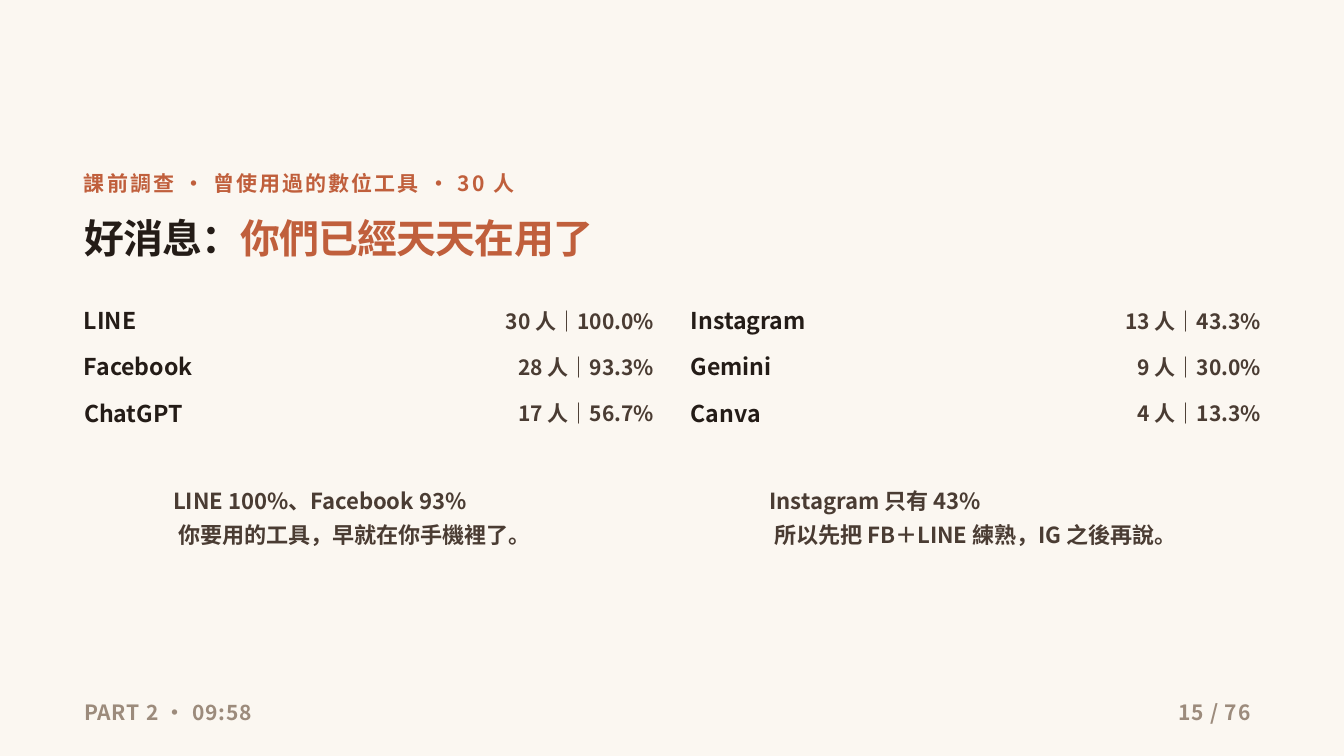
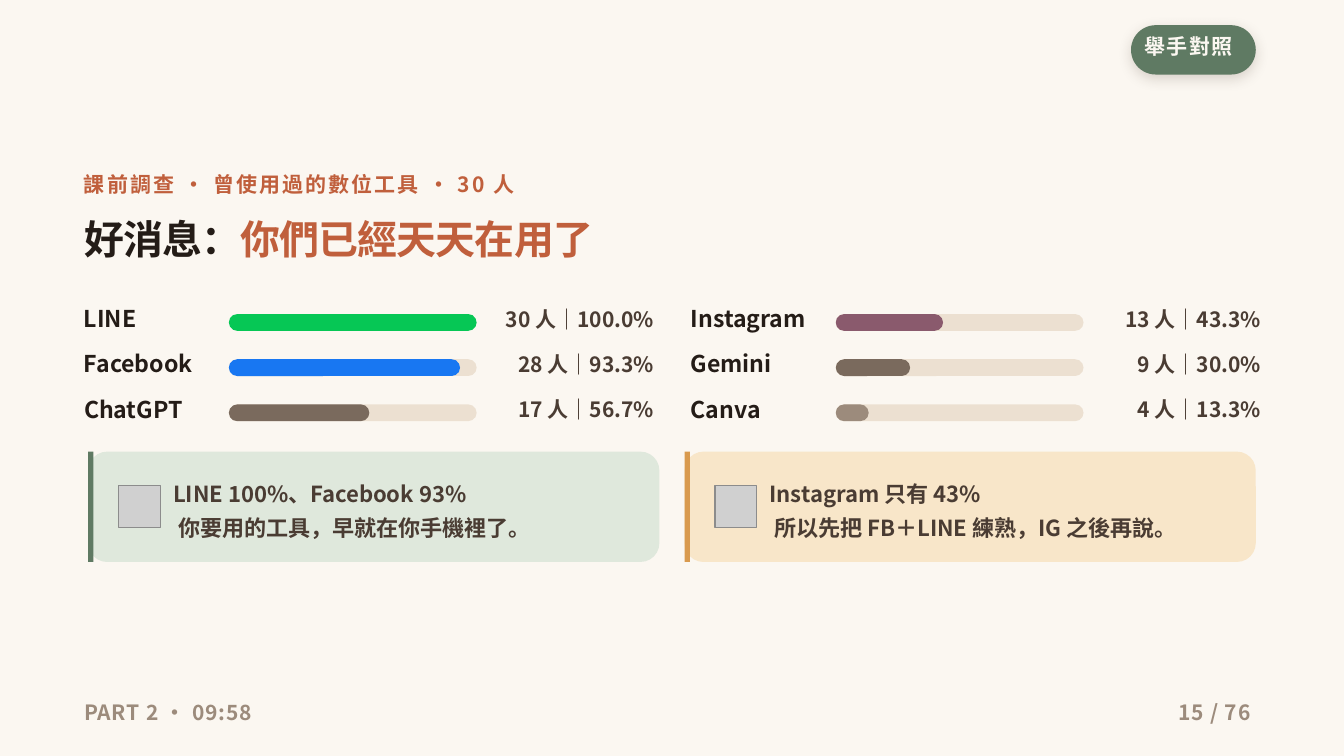
Before and after one commit to ja9705110/gogoeveryday, a slide deck: slide 15 of social-course/social-media-course-deck.pptx. Drawn at 1344x756 pixels with LibreOffice and Linux fonts; fonts in the diff are those of the drawing; grey boxes stand for pictures; background and template pictures are left out. Boxes give left, top, right and bottom in pixels: in the first picture for what was removed or moved away, otherwise in the second. Text is boxed around its words. In the diff, an @@ line names an element or a change of style, - is before the commit and + after.

```diff
--- a/social-course/social-media-course-deck.pptx
+++ b/social-course/social-media-course-deck.pptx
@@ rounded rectangle added at <box>1131,25,1256,75</box>, fill #5F7A63 @@
@@ rounded rectangle added at <box>229,315,477,332</box>, fill #06C755 @@
@@ rounded rectangle added at <box>836,315,1084,332</box>, fill #ECE0D1 @@
@@ rounded rectangle added at <box>836,315,943,332</box>, fill #8A5A6D @@
@@ rounded rectangle added at <box>229,359,477,376</box>, fill #ECE0D1 @@
@@ rounded rectangle added at <box>229,359,460,376</box>, fill #1877F2 @@
@@ rounded rectangle added at <box>836,359,1084,376</box>, fill #ECE0D1 @@
@@ rounded rectangle added at <box>836,359,910,376</box>, fill #7A6A5D @@
@@ rounded rectangle added at <box>229,404,477,421</box>, fill #ECE0D1 @@
@@ rounded rectangle added at <box>229,404,369,421</box>, fill #7A6A5D @@
@@ rounded rectangle added at <box>836,404,1084,421</box>, fill #ECE0D1 @@
@@ rounded rectangle added at <box>836,404,869,421</box>, fill #9C8B7C @@
@@ rounded rectangle added at <box>89,452,660,562</box>, fill #DFE8DC @@
@@ rectangle added at <box>89,452,94,562</box>, fill #5F7A63 @@
@@ rounded rectangle added at <box>685,452,1256,562</box>, fill #F8E6C9 @@
@@ rectangle added at <box>685,452,690,562</box>, fill #D99A4E @@
@@ 6 texts: place and size @@
-6 texts at <box>84,402,1261,546</box>
+6 texts at <box>84,398,1261,539</box>
@@ picture added at <box>119,486,161,528</box> @@
@@ picture added at <box>715,486,757,528</box> @@
```
Also in this commit, not shown: 75 other slides changed, 9 other files.
